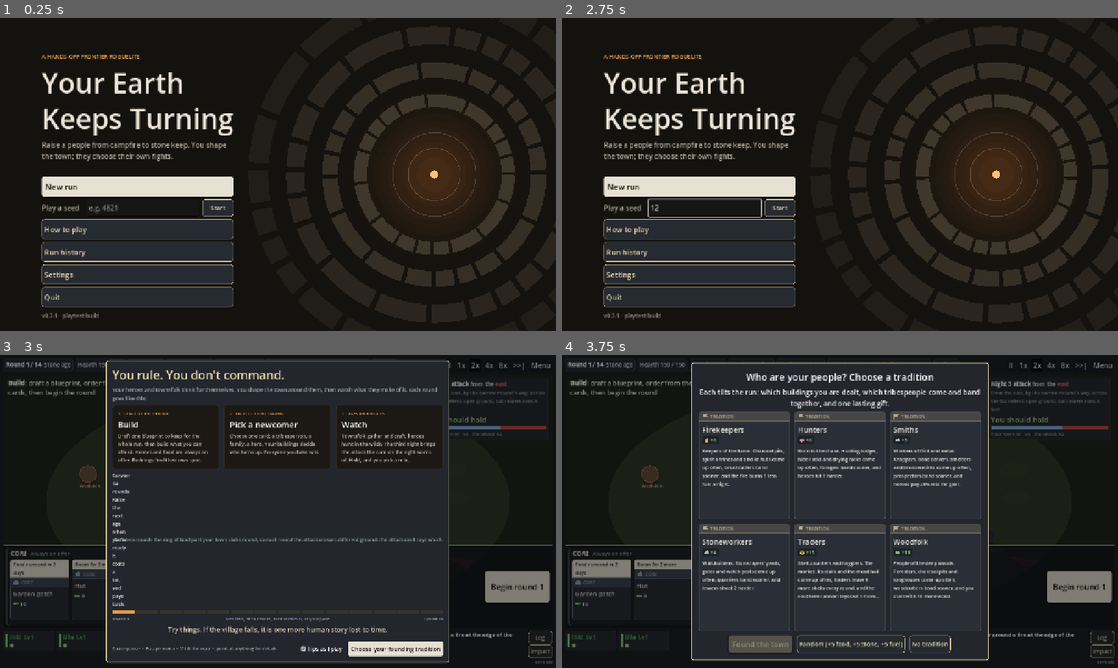
Above: before the commit, frames 1-4 (two rows, left to right).
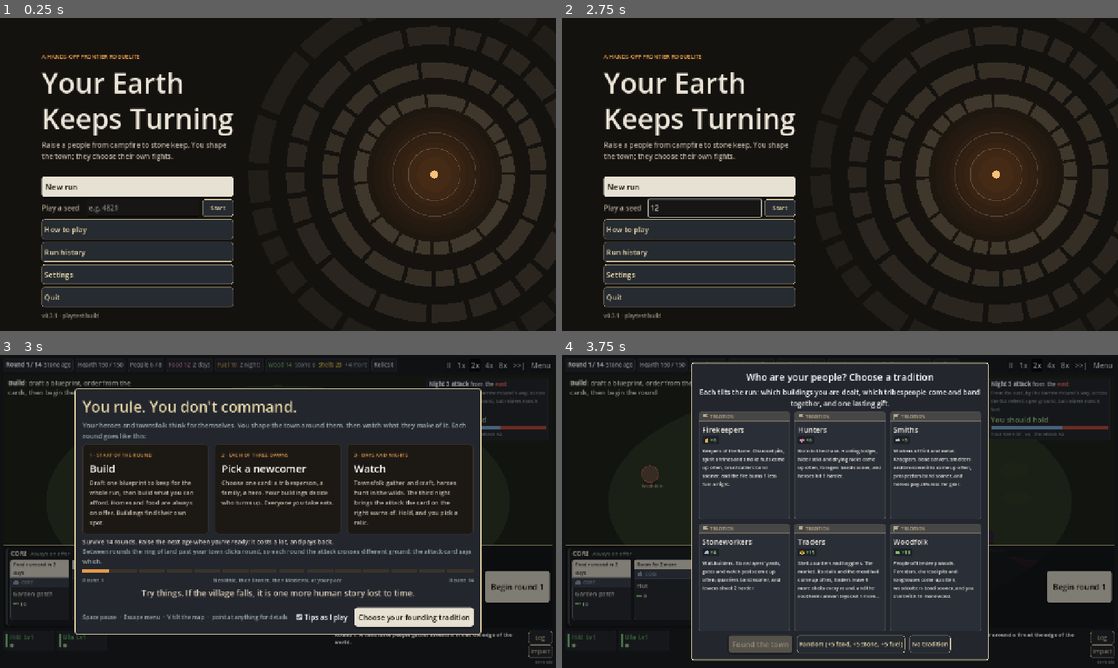
Above: after the commit, the same moments.

Repository: carltonbonks/YourEarthKeepsTurning-CityBuilder
Game: Godot game, scene res://game/main.tscn
Same seed, same stepped clock (60 frames per second), same inputs: the game is played once before the commit and once after it.
Inputs (mouse positions are in pixels of both pictures, inside the frame that each line leads up to):
- Up to frame 1 (0.25 s): no input
- Up to frame 2 (2.75 s): click (706, 208) at 0.52 s; type "12" at 0.6 s; click "Begin round 1" at 1.25 s; click "Begin round 1" at 2 s
- Up to frame 3 (3 s): click "New run" at 2.75 s
- Up to frame 4 (3.75 s): click "Choose your founding tradition" at 3.5 s

Frames 1-2 are identical in both runs. In frame 3, 23% of the frame differs, in the area x 13-87%, y 1-99%; in frame 4, nothing differs.

Commit message:
Welcome screen: stack the goal and earth lines so both wrap
The earth line grew in the earth rework and was set never to wrap, so it took
the whole row and squeezed the goal line into a one-word column it overlapped.
The two lines now sit one under the other, each wrapping across the full width.

Co-Authored-By: Claude Opus 5.5 (1M context) <noreply@anthropic.com>
Claude-Session: https://claude.ai/code/session_015gGHeyUcYSvPG8ppbjM4fo

Diff:
--- a/game/welcome_panel.gd
+++ b/game/welcome_panel.gd
@@ -43,11 +43,12 @@
 		UiKit.note(col, step["text"], 14, BODY).custom_minimum_size.x = 250
 
 	var rounds := content.int_num("rounds_to_win")
-	var line := HBoxContainer.new()
-	box.add_child(line)
-	var goal := UiKit.note(line, str(w["rounds_line"]) % rounds, 14, Color("#ece5d8"))
-	goal.size_flags_horizontal = Control.SIZE_EXPAND_FILL
-	UiKit.note(line, w["earth_line"], 14, UiKit.HINT_COLOR).autowrap_mode = TextServer.AUTOWRAP_OFF
+	# One line under the other, each wrapping across the full width: side by side, a long line squeezed the other.
+	var lines := VBoxContainer.new()
+	lines.add_theme_constant_override("separation", 2)
+	box.add_child(lines)
+	UiKit.note(lines, str(w["rounds_line"]) % rounds, 14, Color("#ece5d8"))
+	UiKit.note(lines, w["earth_line"], 14, UiKit.HINT_COLOR)
 	var strip := HBoxContainer.new()
 	strip.add_theme_constant_override("separation", 4)
 	box.add_child(strip)
